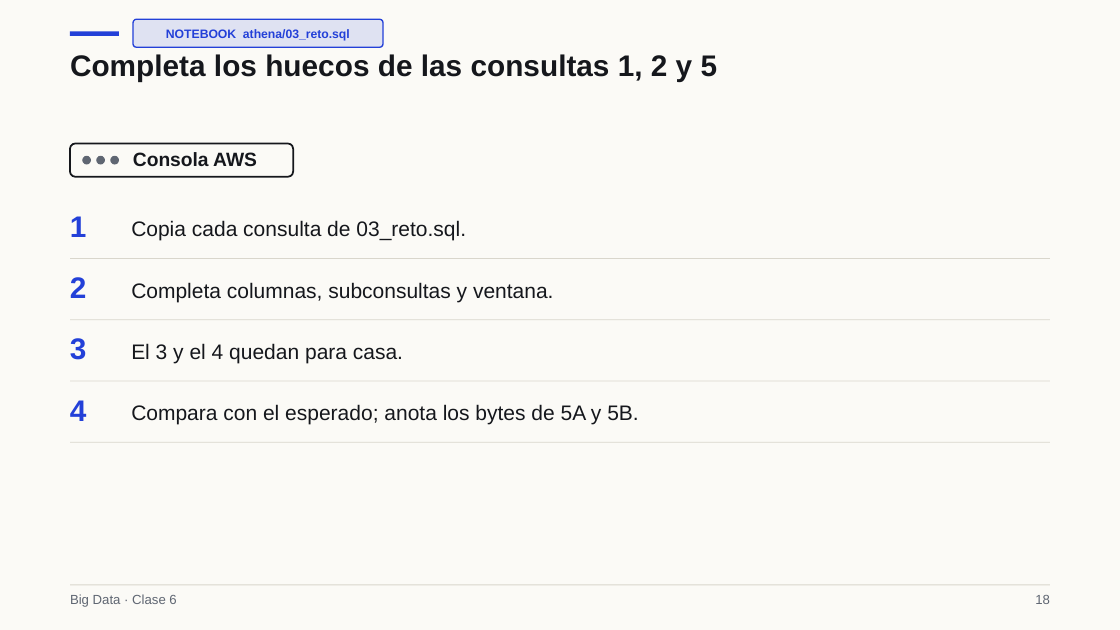
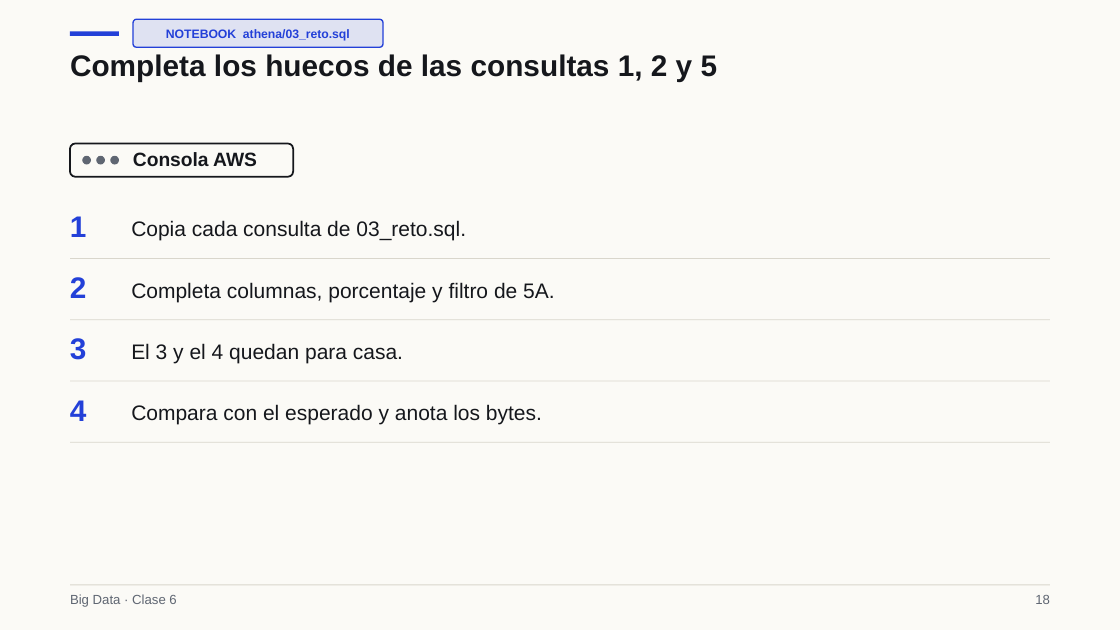
Before and after one commit to Apaezc/bigdata-udem-2026, a slide deck: slide 18 of curso/clase06/deck/slides.pptx. Drawn at 1120x630 pixels with LibreOffice and Linux fonts; fonts in the diff are those of the drawing. Boxes give left, top, right and bottom in pixels: in the first picture for what was removed or moved away, otherwise in the second. Text is boxed around its words. In the diff, an @@ line names an element or a change of style, - is before the commit and + after.

```diff
--- a/curso/clase06/deck/slides.pptx
+++ b/curso/clase06/deck/slides.pptx
@@ text at bbox=[131, 282, 554, 302]: text changed @@
-Completa columnas, subconsultas y ventana.
+Completa columnas, porcentaje y filtro de 5A.
@@ text at bbox=[131, 404, 542, 424]: text changed @@
-Compara con el esperado; anota los bytes de 5A y 5B.
+Compara con el esperado y anota los bytes.
```
Also in this commit, not shown: 8 other slides changed, 4 other files.
